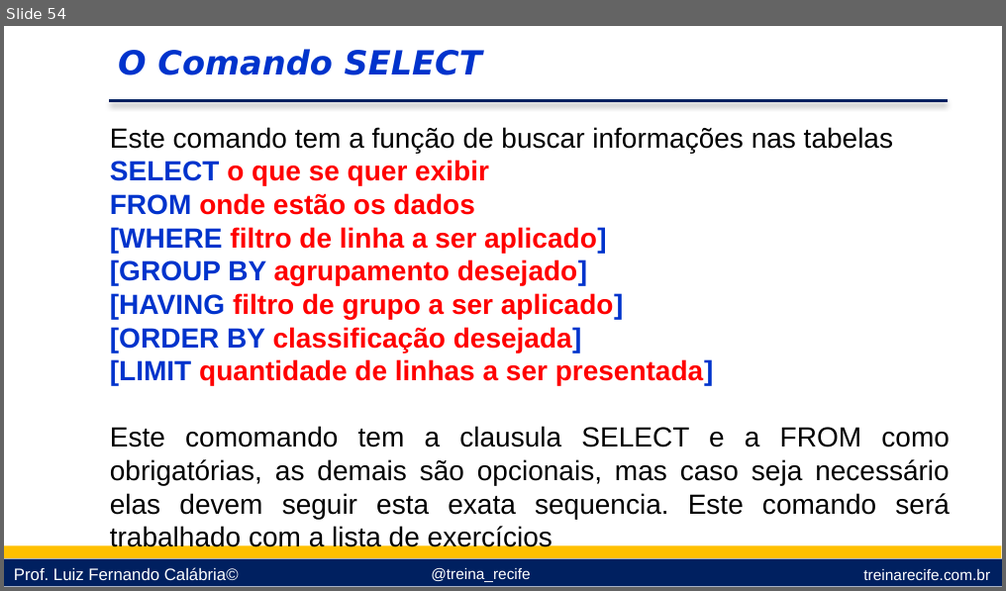
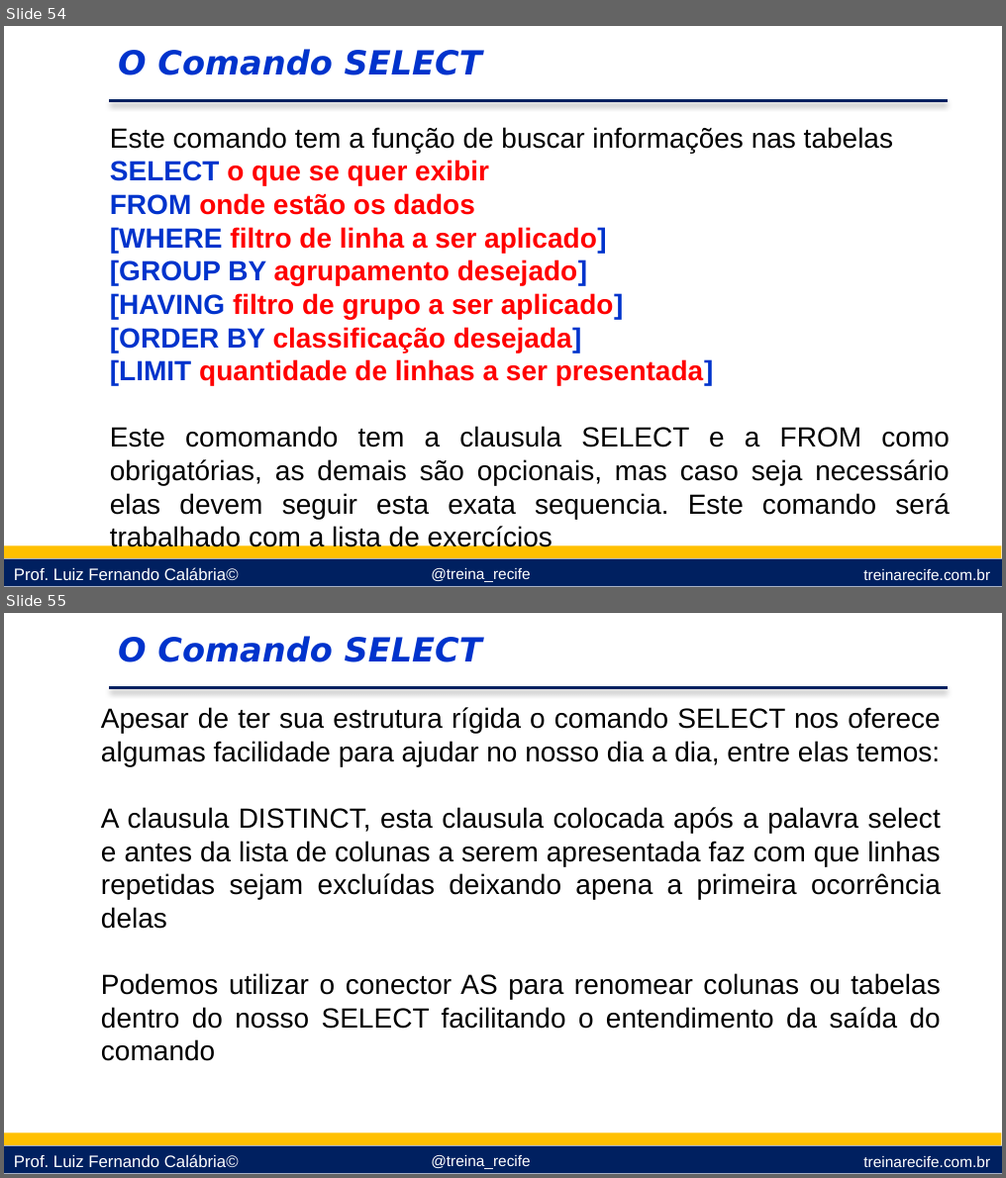
Before and after one commit to lfcalabria/sql, a slide deck: Apresentação/sql.pptx. Shown one above the other, each under a label of ours: slide 54 before the commit, slides 54 and 55 after it. The pictures are 1006x591 and 1006x1178 pixels, drawn with LibreOffice and Linux fonts; fonts in the diff are those of the drawing; background and template pictures are left out. Boxes give left, top, right and bottom in pixels: in the first picture for what was removed or moved away, otherwise in the second. Text is boxed around its words. In the diff, an @@ line names an element or a change of style, - is before the commit and + after.

```diff
--- a/Apresentação/sql.pptx
+++ b/Apresentação/sql.pptx
@@ slide 55 added at (4,613,1002,1174), background #FFFFFF; not listed: 6 template elements that a slide beside it also shows @@
@@ text added at (118,636,482,663), 24 pt, text #0033CC, bold, italic @@
+O Comando SELECT
@@ text added at (101,707,941,1061), 20 pt, text #000000 @@
+Apesar de ter sua estrutura rígida o comando SELECT nos oferece algumas facilidade para ajudar no nosso dia a dia, entre elas temos:
+A clausula DISTINCT, esta clausula colocada após a palavra select e antes da lista de colunas a serem apresentada faz com que linhas repetidas sejam excluídas deixando apena a primeira ocorrência delas
+Podemos utilizar o conector AS para renomear colunas ou tabelas dentro do nosso SELECT facilitando o entendimento da saída do comando
```
Also in this commit, not shown: 3 other slides added, 1 slide removed.
